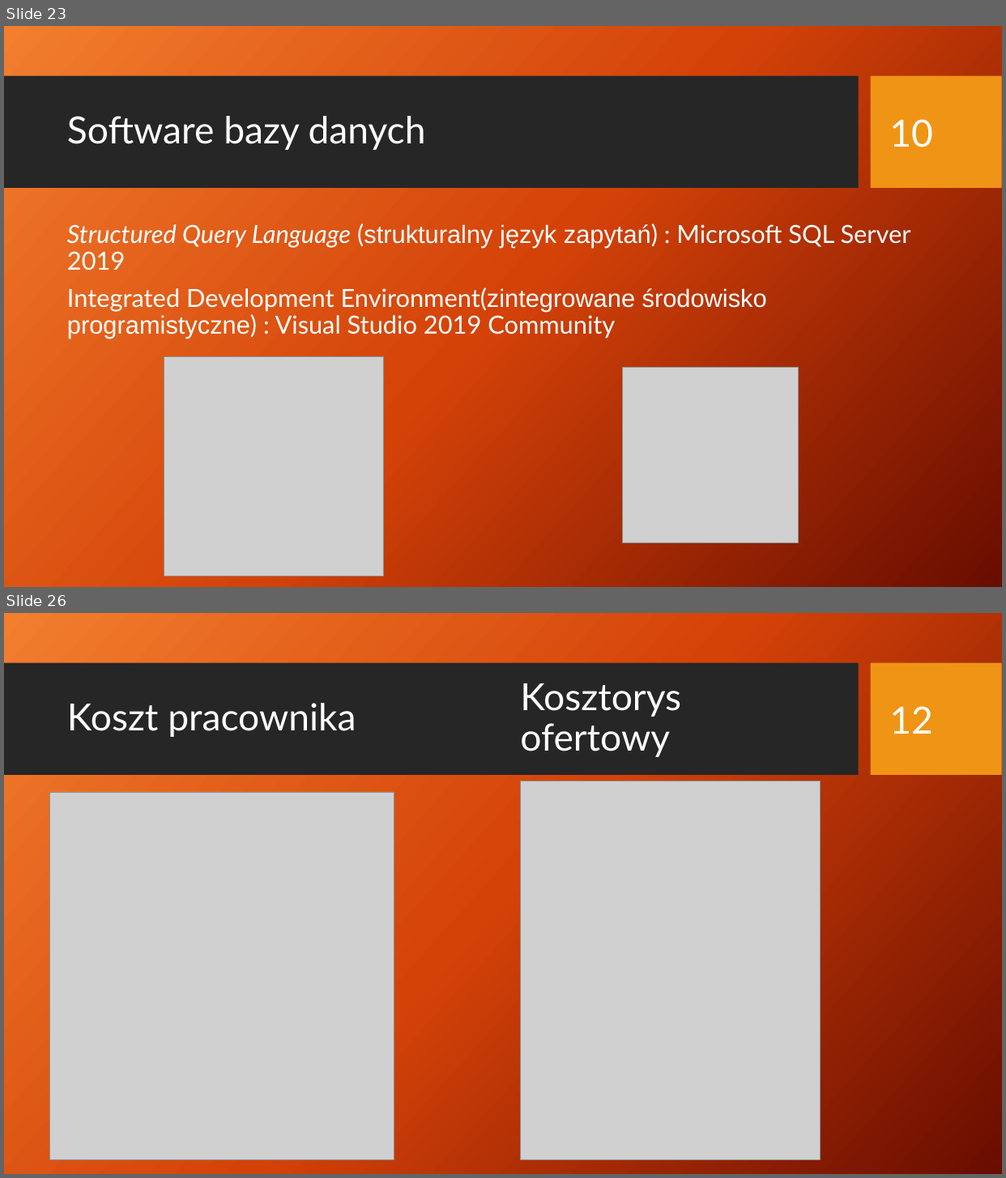
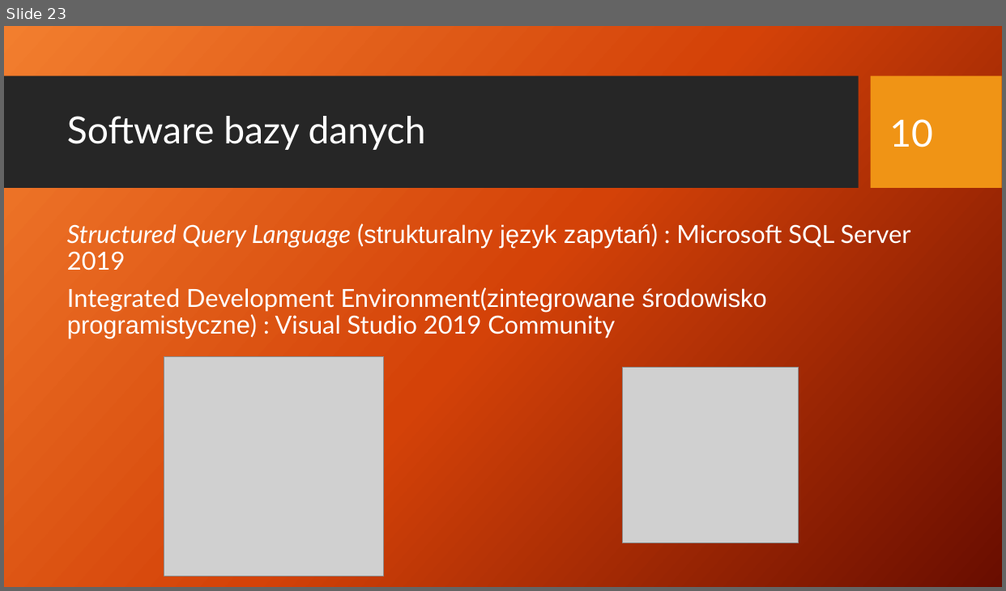
Before and after one commit to rudnickirobert/KWZP2021, a slide deck: Prezentacja_29.04.pptx. Shown one above the other, each under a label of ours: slides 23 and 26 before the commit, slide 23 after it; the slides between them are not shown. The pictures are 1006x1178 and 1006x591 pixels, drawn with LibreOffice and Linux fonts; fonts in the diff are those of the drawing; grey boxes stand for pictures; background and template pictures are left out. Boxes give left, top, right and bottom in pixels: in the first picture for what was removed or moved away, otherwise in the second. Text is boxed around its words. In the diff, an @@ line names an element or a change of style, - is before the commit and + after.

Commit message:
Prezentacja alg_kosztorys

```diff
--- a/Prezentacja_29.04.pptx
+++ b/Prezentacja_29.04.pptx
@@ slide 26 removed at (4,613,1002,1174), background picture (left out); not listed: 2 template elements that a slide beside it also shows @@
@@ text removed at (520,683,681,757) @@
-Kosztorys ofertowy
@@ title removed at (67,703,356,737) @@
-Koszt pracownika
@@ text removed at (889,706,933,734) @@
-12
@@ picture removed at (521,781,820,1160) @@
@@ picture removed at (49,792,394,1161) @@
```
Also in this commit, not shown: 9 slides changed, 7 slides added, 2 other slides removed.
